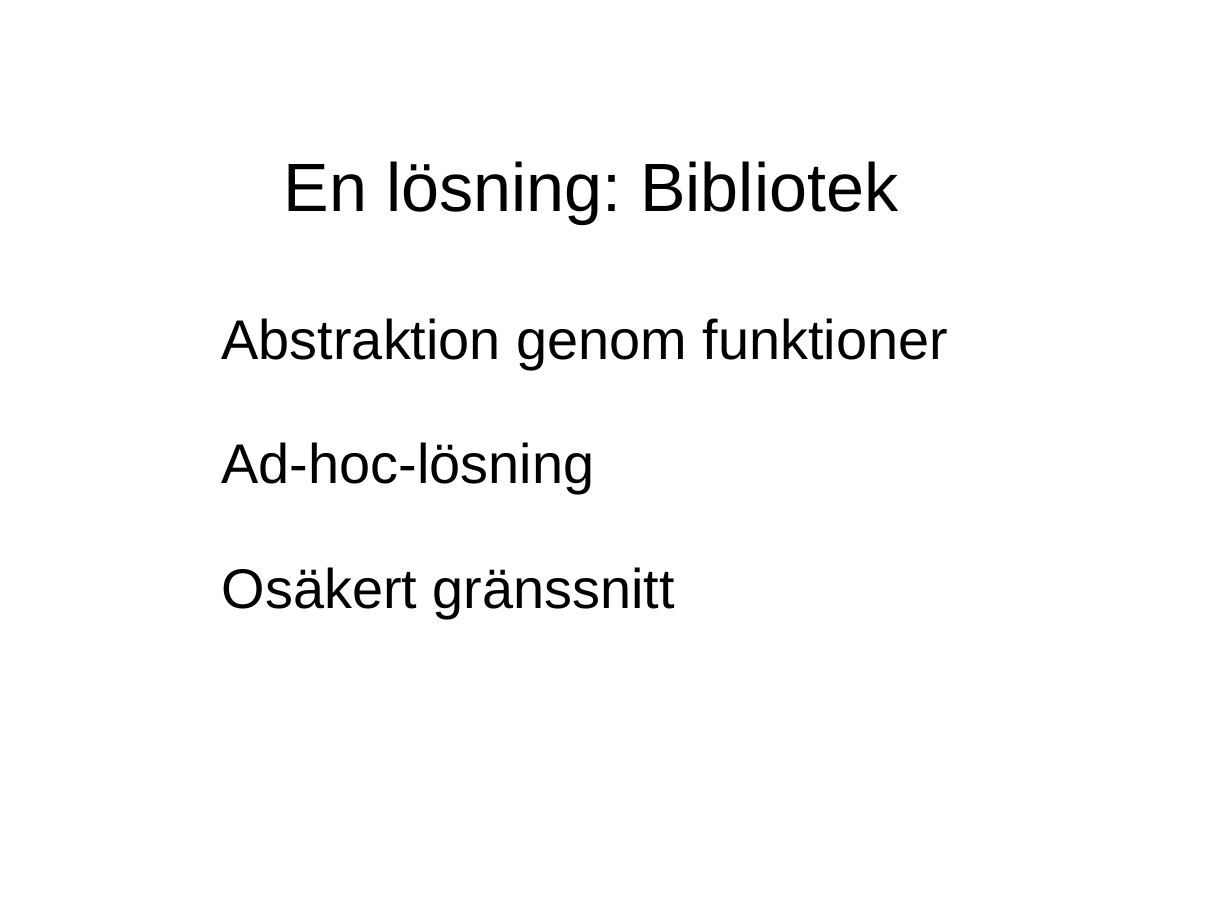
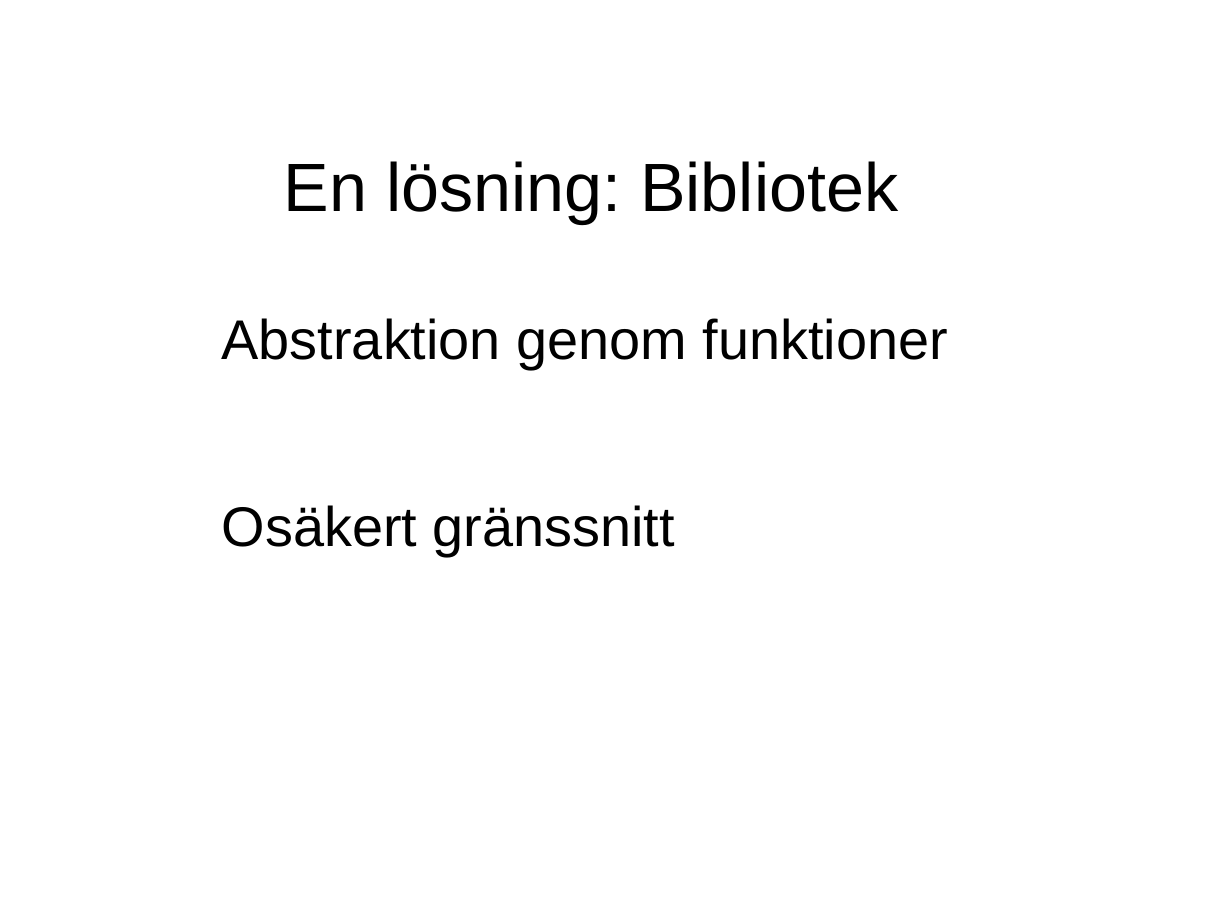
Before and after one commit to evilcandybag/JSHC, a slide deck: slide 19 of report/presentation.ppt. Drawn at 1232x924 pixels with LibreOffice and Linux fonts; fonts in the diff are those of the drawing. Boxes give left, top, right and bottom in pixels: in the first picture for what was removed or moved away, otherwise in the second. Text is boxed around its words. In the diff, an @@ line names an element or a change of style, - is before the commit and + after.

```diff
--- a/report/presentation.ppt
+++ b/report/presentation.ppt
@@ text at [222,442,595,493]: paragraph removed @@
-Ad-hoc-lösning
```
Also in this commit, not shown: 11 other slides changed, 4 slides added, 4 slides removed, 1 other file.
